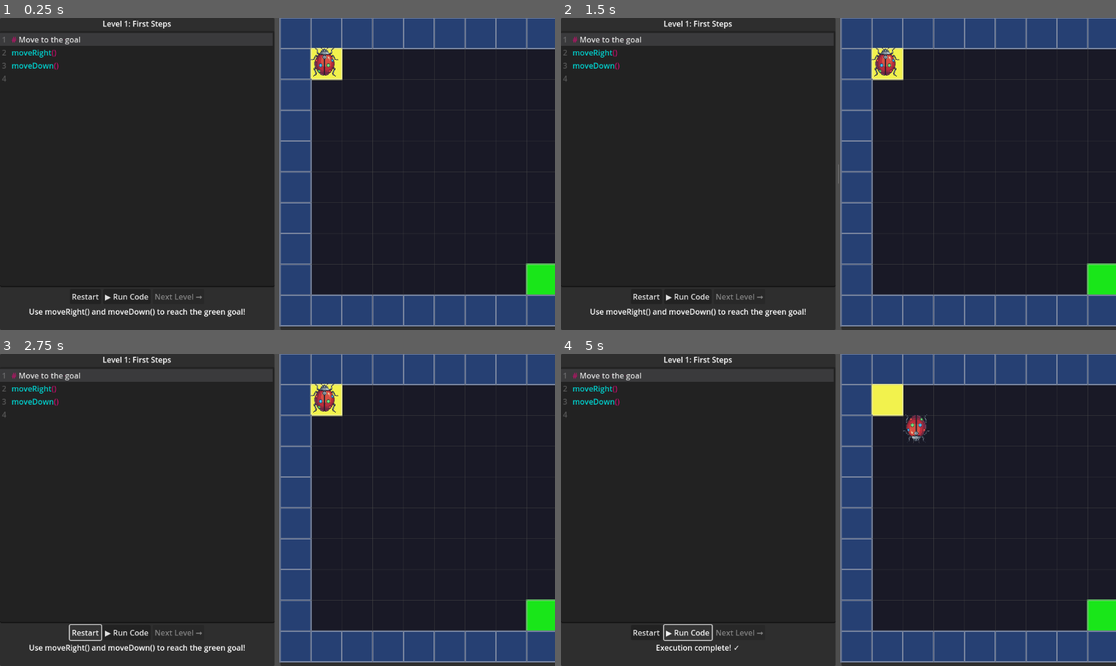
Above: before the commit, frames 1-4 (two rows, left to right).
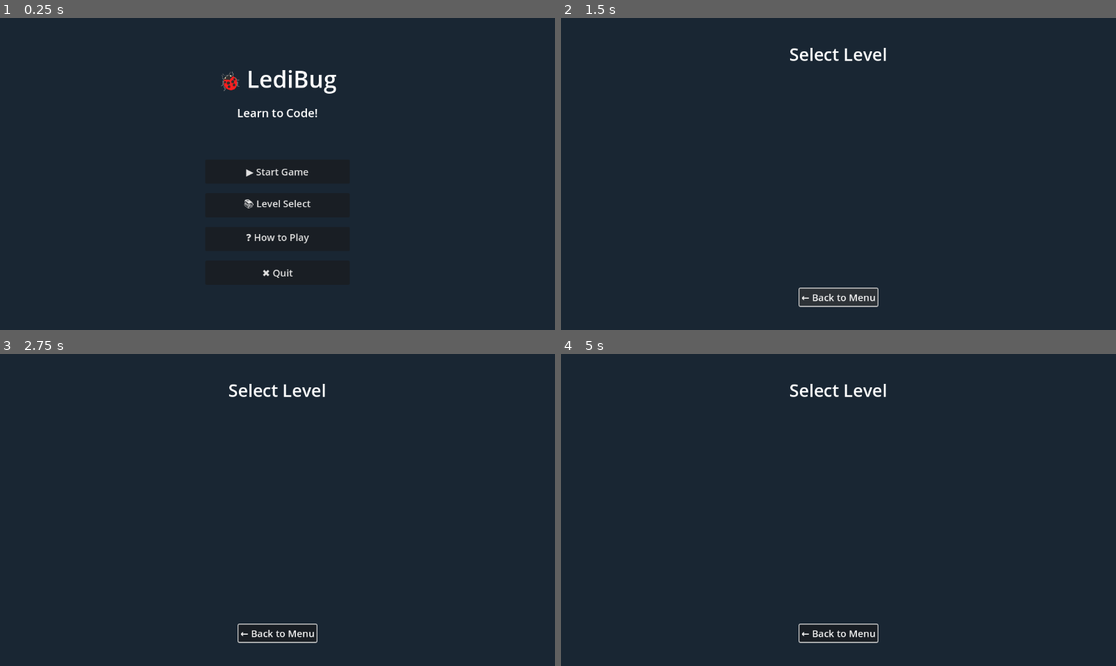
Above: after the commit, the same moments.

Repository: AlexanderTsik/CodingGamePrototype
Game: Godot game, scene res://scenes/main_menu.tscn
Same seed, same stepped clock (60 frames per second), same inputs: the game is played once before the commit and once after it. Before the commit the project starts from res://scenes/main.tscn.
Inputs (mouse positions are in pixels of both pictures, inside the frame that each line leads up to):
- Up to frame 1 (0.25 s): no input
- Up to frame 2 (1.5 s): click (838, 205) at 0.5 s, where only the run after the commit has a clickable "📚 Level Select"; click (838, 298) at 1.25 s, where only the run after the commit has a clickable "← Back to Menu"
- Up to frame 3 (2.75 s): click (83, 631) at 2 s, where only the run before the commit has a clickable "Restart"
- Up to frame 4 (5 s): click (644, 631) at 2.75 s, where only the run before the commit has a clickable "Restart"; click (644, 631) at 3.5 s, where only the run before the commit has a clickable "Restart"; click (688, 631) at 4.25 s, where only the run before the commit has a clickable "▶ Run Code"

The runs differ from the first frame. In frame 1, 21% of the frame differs, in the area x 0-100%, y 0-100%; in frame 2, 20%; in frame 3, 20%; in frame 4, 21%.
Error after the commit: Parse Error: Only identifier, attribute access, and subscription access can be used as assignment target. (res://scripts/level_select.gd:28)

Commit message:
Phase 5: Complete main menu & level select system
- Created main_menu.tscn with title, buttons, and How to Play popup
- Implemented main_menu.gd with all button handlers
- Created level_select.tscn with dynamic grid of level buttons
- Implemented level_select.gd with level loading and color-coding
- Added Menu button to main game scene
- Updated main.gd to accept selected level from level select
- Set main_menu.tscn as default project scene
- Full navigation flow: Menu → Level Select → Game → Menu

Diff:
--- a/project.godot
+++ b/project.godot
@@ -11,7 +11,7 @@
 [application]
 
 config/name="CodingGamePrototype"
-run/main_scene="uid://155xx7s6y6ta"
+run/main_scene="res://scenes/main_menu.tscn"
 config/features=PackedStringArray("4.5", "Forward Plus")
 config/icon="res://icon.svg"
 
--- /dev/null
+++ b/scenes/level_select.tscn
@@ -0,0 +1,64 @@
+[gd_scene load_steps=2 format=3 uid="uid://level_select_scene"]
+
+[ext_resource type="Script" path="res://scripts/level_select.gd" id="1_select"]
+
+[node name="LevelSelect" type="Control"]
+layout_mode = 3
+anchors_preset = 15
+anchor_right = 1.0
+anchor_bottom = 1.0
+grow_horizontal = 2
+grow_vertical = 2
+script = ExtResource("1_select")
+
+[node name="Background" type="ColorRect" parent="."]
+layout_mode = 1
+anchors_preset = 15
+anchor_right = 1.0
+anchor_bottom = 1.0
+grow_horizontal = 2
+grow_vertical = 2
+color = Color(0.1, 0.15, 0.2, 1)
+
+[node name="MarginContainer" type="MarginContainer" parent="."]
+layout_mode = 1
+anchors_preset = 15
+anchor_right = 1.0
+anchor_bottom = 1.0
+grow_horizontal = 2
+grow_vertical = 2
+theme_override_constants/margin_left = 50
+theme_override_constants/margin_top = 50
+theme_override_constants/margin_right = 50
+theme_override_constants/margin_bottom = 50
+
+[node name="VBoxContainer" type="VBoxContainer" parent="MarginContainer"]
+layout_mode = 2
+
+[node name="TitleLabel" type="Label" parent="MarginContainer/VBoxContainer"]
+layout_mode = 2
+theme_override_font_sizes/font_size = 36
+text = "Select Level"
+horizontal_alignment = 1
+
+[node name="Spacer" type="Control" parent="MarginContainer/VBoxContainer"]
+custom_minimum_size = Vector2(0, 20)
+layout_mode = 2
+
+[node name="ScrollContainer" type="ScrollContainer" parent="MarginContainer/VBoxContainer"]
+layout_mode = 2
+size_flags_vertical = 3
+
+[node name="GridContainer" type="GridContainer" parent="MarginContainer/VBoxContainer/ScrollContainer"]
+layout_mode = 2
+size_flags_horizontal = 3
+size_flags_vertical = 3
+theme_override_constants/h_separation = 20
+theme_override_constants/v_separation = 20
+columns = 4
+
+[node name="BackButton" type="Button" parent="MarginContainer/VBoxContainer"]
+layout_mode = 2
+size_flags_horizontal = 4
+theme_override_font_sizes/font_size = 20
+text = "← Back to Menu"
--- a/scenes/main.tscn
+++ b/scenes/main.tscn
@@ -23,6 +23,14 @@
 grow_horizontal = 2
 grow_vertical = 2
 script = ExtResource("1_0wfyh")
+
+[node name="MenuButton" type="Button" parent="."]
+layout_mode = 0
+offset_left = 10.0
+offset_top = 10.0
+offset_right = 110.0
+offset_bottom = 41.0
+text = "← Menu"
 
 [node name="HSplitContainer" type="HSplitContainer" parent="."]
 layout_mode = 0
--- /dev/null
+++ b/scenes/main_menu.tscn
@@ -0,0 +1,134 @@
+[gd_scene load_steps=2 format=3 uid="uid://main_menu_scene"]
+
+[ext_resource type="Script" path="res://scripts/main_menu.gd" id="1_menu"]
+
+[node name="MainMenu" type="Control"]
+layout_mode = 3
+anchors_preset = 15
+anchor_right = 1.0
+anchor_bottom = 1.0
+grow_horizontal = 2
+grow_vertical = 2
+script = ExtResource("1_menu")
+
+[node name="Background" type="ColorRect" parent="."]
+layout_mode = 1
+anchors_preset = 15
+anchor_right = 1.0
+anchor_bottom = 1.0
+grow_horizontal = 2
+grow_vertical = 2
+color = Color(0.1, 0.15, 0.2, 1)
+
+[node name="CenterContainer" type="CenterContainer" parent="."]
+layout_mode = 1
+anchors_preset = 15
+anchor_right = 1.0
+anchor_bottom = 1.0
+grow_horizontal = 2
+grow_vertical = 2
+
+[node name="VBoxContainer" type="VBoxContainer" parent="CenterContainer"]
+layout_mode = 2
+theme_override_constants/separation = 20
+
+[node name="TitleLabel" type="Label" parent="CenterContainer/VBoxContainer"]
+layout_mode = 2
+theme_override_font_sizes/font_size = 48
+text = "🐞 LediBug"
+horizontal_alignment = 1
+
+[node name="SubtitleLabel" type="Label" parent="CenterContainer/VBoxContainer"]
+layout_mode = 2
+theme_override_font_sizes/font_size = 24
+text = "Learn to Code!"
+horizontal_alignment = 1
+
+[node name="Spacer1" type="Control" parent="CenterContainer/VBoxContainer"]
+custom_minimum_size = Vector2(0, 40)
+layout_mode = 2
+
+[node name="StartButton" type="Button" parent="CenterContainer/VBoxContainer"]
+custom_minimum_size = Vector2(300, 50)
+layout_mode = 2
+theme_override_font_sizes/font_size = 20
+text = "▶ Start Game"
+
+[node name="LevelSelectButton" type="Button" parent="CenterContainer/VBoxContainer"]
+custom_minimum_size = Vector2(300, 50)
+layout_mode = 2
+theme_override_font_sizes/font_size = 20
+text = "📚 Level Select"
+
+[node name="HowToPlayButton" type="Button" parent="CenterContainer/VBoxContainer"]
+custom_minimum_size = Vector2(300, 50)
+layout_mode = 2
+theme_override_font_sizes/font_size = 20
+text = "❓ How to Play"
+
+[node name="QuitButton" type="Button" parent="CenterContainer/VBoxContainer"]
+custom_minimum_size = Vector2(300, 50)
+layout_mode = 2
+theme_override_font_sizes/font_size = 20
+text = "✖ Quit"
+
+[node name="HowToPlayPopup" type="Panel" parent="."]
+visible = false
+layout_mode = 1
+anchors_preset = 8
+anchor_left = 0.5
+anchor_top = 0.5
+anchor_right = 0.5
+anchor_bottom = 0.5
+offset_left = -300.0
+offset_top = -250.0
+offset_right = 300.0
+offset_bottom = 250.0
+grow_horizontal = 2
+grow_vertical = 2
+
+[node name="MarginContainer" type="MarginContainer" parent="HowToPlayPopup"]
+layout_mode = 1
+anchors_preset = 15
+anchor_right = 1.0
+anchor_bottom = 1.0
+grow_horizontal = 2
+grow_vertical = 2
+theme_override_constants/margin_left = 20
+theme_override_constants/margin_top = 20
+theme_override_constants/margin_right = 20
+theme_override_constants/margin_bottom = 20
+
+[node name="VBoxContainer" type="VBoxContainer" parent="HowToPlayPopup/MarginContainer"]
+layout_mode = 2
+
+[node name="TitleLabel" type="Label" parent="HowToPlayPopup/MarginContainer/VBoxContainer"]
+layout_mode = 2
+theme_override_font_sizes/font_size = 24
+text = "How to Play"
+horizontal_alignment = 1
+
+[node name="InstructionsLabel" type="Label" parent="HowToPlayPopup/MarginContainer/VBoxContainer"]
+layout_mode = 2
+text = "🐞 Control the ladybug with code!
+
+📝 Commands:
+• moveRight(), moveLeft()
+• moveUp(), moveDown()
+
+🔍 Sensing:
+• frontIsClear() - Check for walls
+• goalReached() - Check if at goal
+
+🎯 Goal:
+Reach the green goal tile!
+
+⚠️ Avoid red hazards - they're deadly!
+
+💡 Use loops, conditions, and functions
+to solve puzzles efficiently!"
+autowrap_mode = 3
+
+[node name="CloseButton" type="Button" parent="HowToPlayPopup/MarginContainer/VBoxContainer"]
+layout_mode = 2
+text = "Close"
--- /dev/null
+++ b/scripts/level_select.gd
@@ -0,0 +1,52 @@
+extends Control
+
+var level_definitions: Node
+
+func _ready():
+	# Load level definitions
+	level_definitions = load("res://scripts/level_definitions.gd").new()
+
+	# Connect back button
+	$MarginContainer/VBoxContainer/BackButton.pressed.connect(_on_back_pressed)
+
+	# Create level buttons
+	_create_level_buttons()
+
+func _create_level_buttons():
+	"""Create a button for each level"""
+	var grid = $MarginContainer/VBoxContainer/ScrollContainer/GridContainer
+	var level_count = level_definitions.get_level_count()
+
+	for i in range(level_count):
+		var level_id = i + 1
+		var level_def = level_definitions.get_level(level_id)
+
+		# Create button
+		var button = Button.new()
+		button.custom_minimum_size = Vector2(200, 150)
+		button.text = "Level %d\n%s\n\n⭐" % [level_id, level_def["level_name"]]
+		button.theme_override_font_sizes/font_size = 16
+
+		# Color based on difficulty
+		var difficulty = level_def.get("difficulty", 1)
+		if difficulty >= 3:
+			button.modulate = Color(1.0, 0.7, 0.7)  # Harder = reddish
+		elif difficulty == 2:
+			button.modulate = Color(1.0, 1.0, 0.7)  # Medium = yellowish
+		else:
+			button.modulate = Color(0.7, 1.0, 0.7)  # Easy = greenish
+
+		# Connect button
+		button.pressed.connect(_on_level_pressed.bind(level_id))
+
+		grid.add_child(button)
+
+func _on_level_pressed(level_id: int):
+	"""Load the selected level"""
+	# Store the selected level for main scene to load
+	get_tree().root.set_meta("selected_level", level_id)
+	get_tree().change_scene_to_file("res://scenes/main.tscn")
+
+func _on_back_pressed():
+	"""Return to main menu"""
+	get_tree().change_scene_to_file("res://scenes/main_menu.tscn")
--- a/scripts/main.gd
+++ b/scripts/main.gd
@@ -6,6 +6,7 @@
 @onready var next_level_button = $HSplitContainer/CodePanel/VBoxContainer/ButtonContainer/NextLevelButton
 @onready var output_label = $HSplitContainer/CodePanel/VBoxContainer/OutputLabel
 @onready var title_label = $HSplitContainer/CodePanel/VBoxContainer/TitleLabel
+@onready var menu_button = $MenuButton
 @onready var player = $HSplitContainer/GamePanel/GridBackground/Level/Player
 @onready var code_executor = $CodeExecutor
 
@@ -79,6 +80,7 @@
 	run_button.pressed.connect(_on_run_button_pressed)
 	restart_button.pressed.connect(_on_restart_button_pressed)
 	next_level_button.pressed.connect(_on_next_level_button_pressed)
+	menu_button.pressed.connect(_on_menu_button_pressed)
 	code_executor.execution_complete.connect(_on_execution_complete)
 	code_executor.execution_error.connect(_on_execution_error)
 
@@ -95,9 +97,11 @@
 
 	_update_help_text()
 
-	# Load level 1
+	# Load selected level (from level select) or default to level 1
 	await get_tree().process_frame
-	load_level(1)
+	var selected_level = get_tree().root.get_meta("selected_level", 1)
+	get_tree().root.remove_meta("selected_level")  # Clear after reading
+	load_level(selected_level)
 
 func load_level(level_id: int):
 	"""Load a level by ID"""
@@ -206,6 +210,10 @@
 		output_label.text = "🎉 Congratulations! You completed all levels!"
 		next_level_button.disabled = true
 
+func _on_menu_button_pressed():
+	"""Return to main menu"""
+	get_tree().change_scene_to_file("res://scenes/main_menu.tscn")
+
 func _on_execution_error(error_msg: String):
 	output_label.text = "Error: " + error_msg
 	run_button.disabled = false
--- a/scripts/main_menu.gd
+++ b/scripts/main_menu.gd
@@ -1,28 +1,29 @@
 extends Control
 
-@onready var start_button = $MarginContainer/VBoxContainer/StartButton
-@ontml:parameter name="level_select_button = $MarginContainer/VBoxContainer/LevelSelectButton
-@onready var quit_button = $MarginContainer/VBoxContainer/QuitButton
-@onready var title_label = $MarginContainer/VBoxContainer/TitleLabel
-
 func _ready():
-	start_button.pressed.connect(_on_start_pressed)
-	level_select_button.pressed.connect(_on_level_select_pressed)
-	quit_button.pressed.connect(_on_quit_pressed)
-
-	# Load progress on startup
-	if GameManager.instance:
-		GameManager.instance.load_progress()
+	# Connect buttons
+	$CenterContainer/VBoxContainer/StartButton.pressed.connect(_on_start_pressed)
+	$CenterContainer/VBoxContainer/LevelSelectButton.pressed.connect(_on_level_select_pressed)
+	$CenterContainer/VBoxContainer/HowToPlayButton.pressed.connect(_on_how_to_play_pressed)
+	$CenterContainer/VBoxContainer/QuitButton.pressed.connect(_on_quit_pressed)
+	$HowToPlayPopup/MarginContainer/VBoxContainer/CloseButton.pressed.connect(_on_close_popup_pressed)
 
 func _on_start_pressed():
-	# Start from level 1 or continue from last level
-	if GameManager.instance:
-		get_tree().change_scene_to_file("res://scenes/game_scene.tscn")
-	else:
-		push_error("GameManager not found!")
+	"""Start game from Level 1"""
+	get_tree().change_scene_to_file("res://scenes/main.tscn")
 
 func _on_level_select_pressed():
-	get_tree().change_scene_to_file("res://scenes/menus/level_select.tscn")
+	"""Open level select screen"""
+	get_tree().change_scene_to_file("res://scenes/level_select.tscn")
+
+func _on_how_to_play_pressed():
+	"""Show instructions popup"""
+	$HowToPlayPopup.visible = true
+
+func _on_close_popup_pressed():
+	"""Hide instructions popup"""
+	$HowToPlayPopup.visible = false
 
 func _on_quit_pressed():
+	"""Quit the game"""
 	get_tree().quit()
Not shown, added: scripts/level_select.gd.uid
